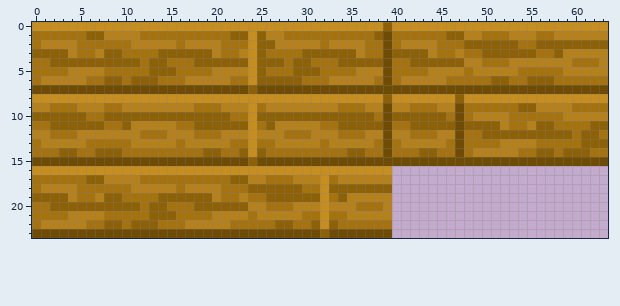
Edited in one commit: pixel-art sprite (public_html/images/surfaces/woodwall.png). The first picture shows the starting point.
The file is 128x48 pixels, drawn in blocks of 2x2; one block is one cell here.
Once edited:
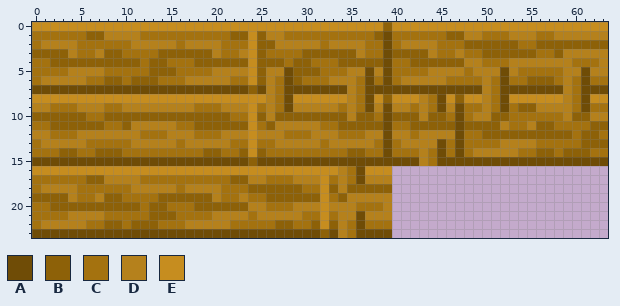
Palette (. is transparent): A #6f4c06  B #8d6108  C #a4720f  D #b5811c  E #c68d1f
Edits made:
Colour B gives way to colour A in row 6 at x 28 and 52.
Colour C gives way to colour A in row 5 at x 28; in row 6 at x 61; in row 9 at x 52 and 61; in row 14 at x 45; in row 22 at x 36.
Colour D gives way to colour A in row 5 at x 37, 52 and 61; in row 6 at x 37; in row 9 at x 28, 37 and 45; in row 13 at x 45; in row 17 at x 36; in row 21 at x 36.
Colour E gives way to colour A in row 8 at x 28, 37, 45, 52 and 61; in row 16 at x 36.
Colour D gives way to colour B in row 10 at x 51 to 52 and 60 to 61.
Colour A gives way to colour C in row 7 at x 27, 36, 51 and 60; in row 15 at x 44; in row 23 at x 35.
Colour B gives way to colour C in row 6 at x 27 and 51; in row 14 at x 44.
Colour D gives way to colour C in row 6 at x 36; in row 9 at x 27; in row 17 at x 35.
Colour E gives way to colour C in row 8 at x 27, 36, 44, 51 and 60; in row 16 at x 35.
Colour A gives way to colour D in row 7 at x 26, 35, 50 and 59; in row 15 at x 43; in row 23 at x 34.
Colour B gives way to colour D in row 6 at x 26; in row 10 at x 26, 35 and 43; in row 14 at x 43; in row 18 at x 34.
Colour C gives way to colour D in row 5 at x 26 to 27 and 35; in row 6 at x 50 and 59; in row 9 at x 35, 43 and 50; in row 12 at x 43 to 44; in rows 21 to 22 at x 34.
Colour E gives way to colour D in row 8 at x 26, 35, 43, 50 and 59; in row 16 at x 34.
Boxes around the changes in both pictures, in picture pixels (x1, y1, x2, y2):
changed: (266, 67, 293, 121)
changed: (347, 67, 374, 121)
changed: (419, 67, 509, 166)
changed: (563, 67, 590, 121)
changed: (338, 166, 365, 238)
